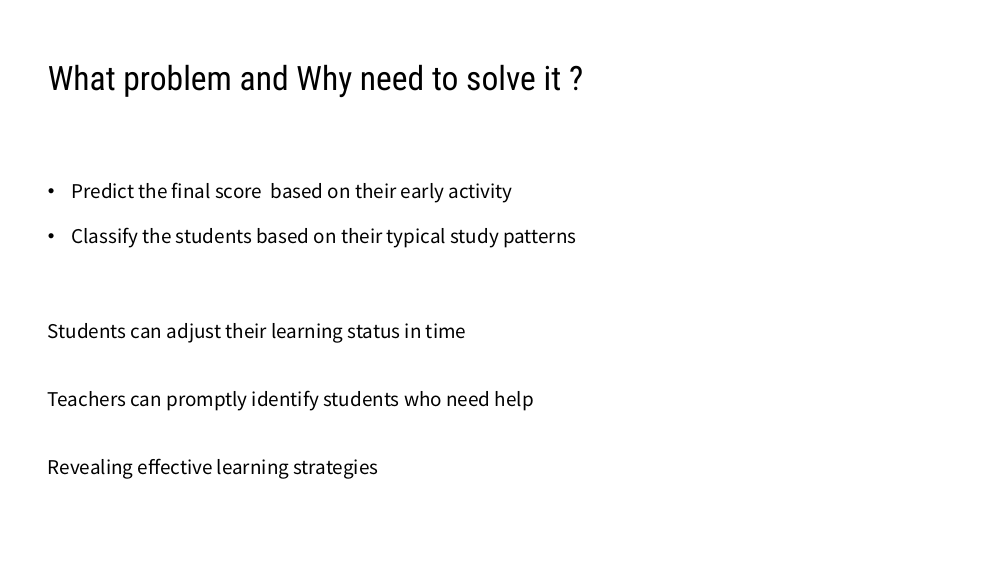
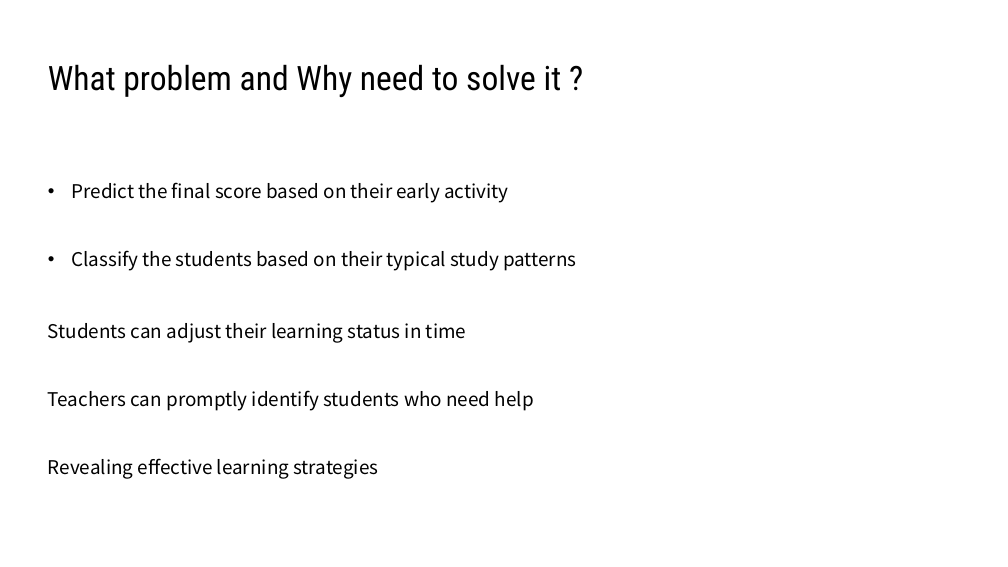
Before and after one commit to thomasabrina/ML_analyze_student_activities, a slide deck: slide 4 of Slides/T20.pptx. Drawn at 1008x567 pixels with LibreOffice and Linux fonts; fonts in the diff are those of the drawing; background and template pictures are left out. Boxes give left, top, right and bottom in pixels: in the first picture for what was removed or moved away, otherwise in the second. Text is boxed around its words. In the diff, an @@ line names an element or a change of style, - is before the commit and + after.

```diff
--- a/Slides/T20.pptx
+++ b/Slides/T20.pptx
@@ text "Predict the final score based ..." rewrapped from (71, 182, 576, 248) to (71, 182, 576, 271) @@
```
Also in this commit, not shown: 4 other slides changed, 1 slide removed.
